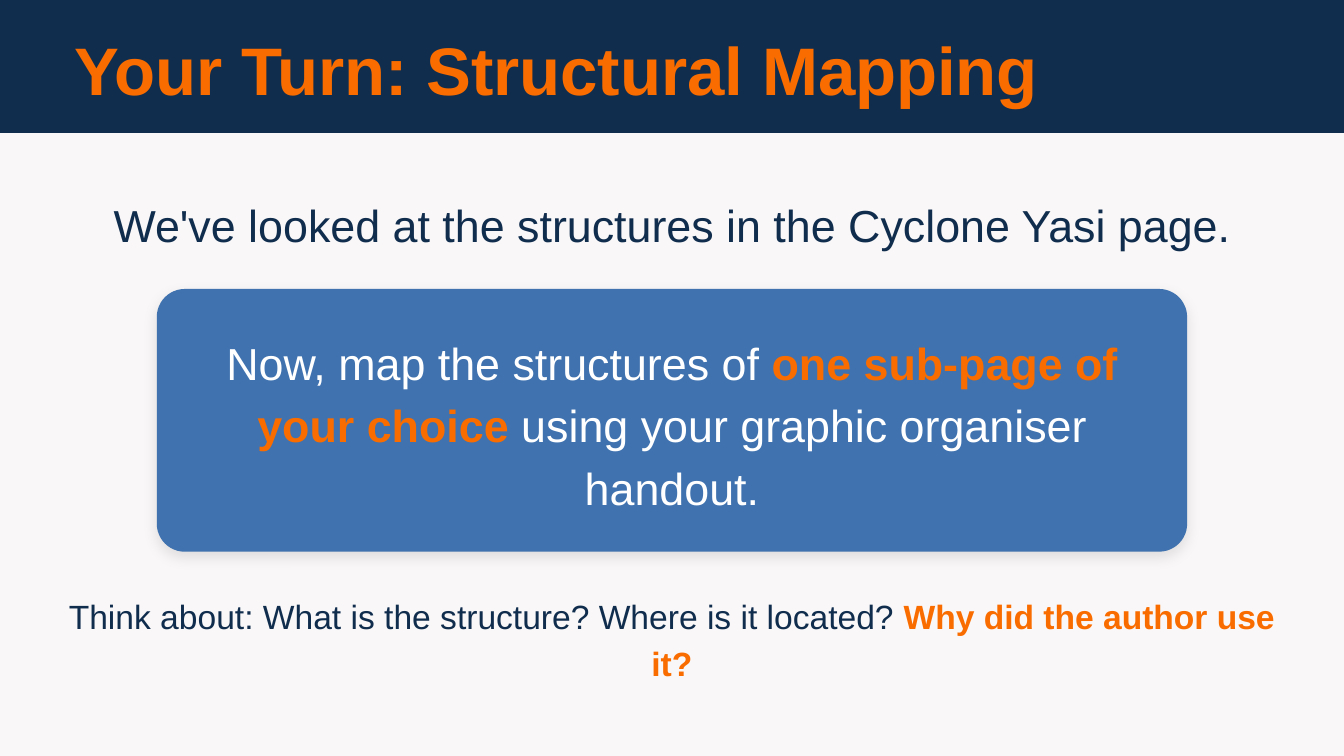
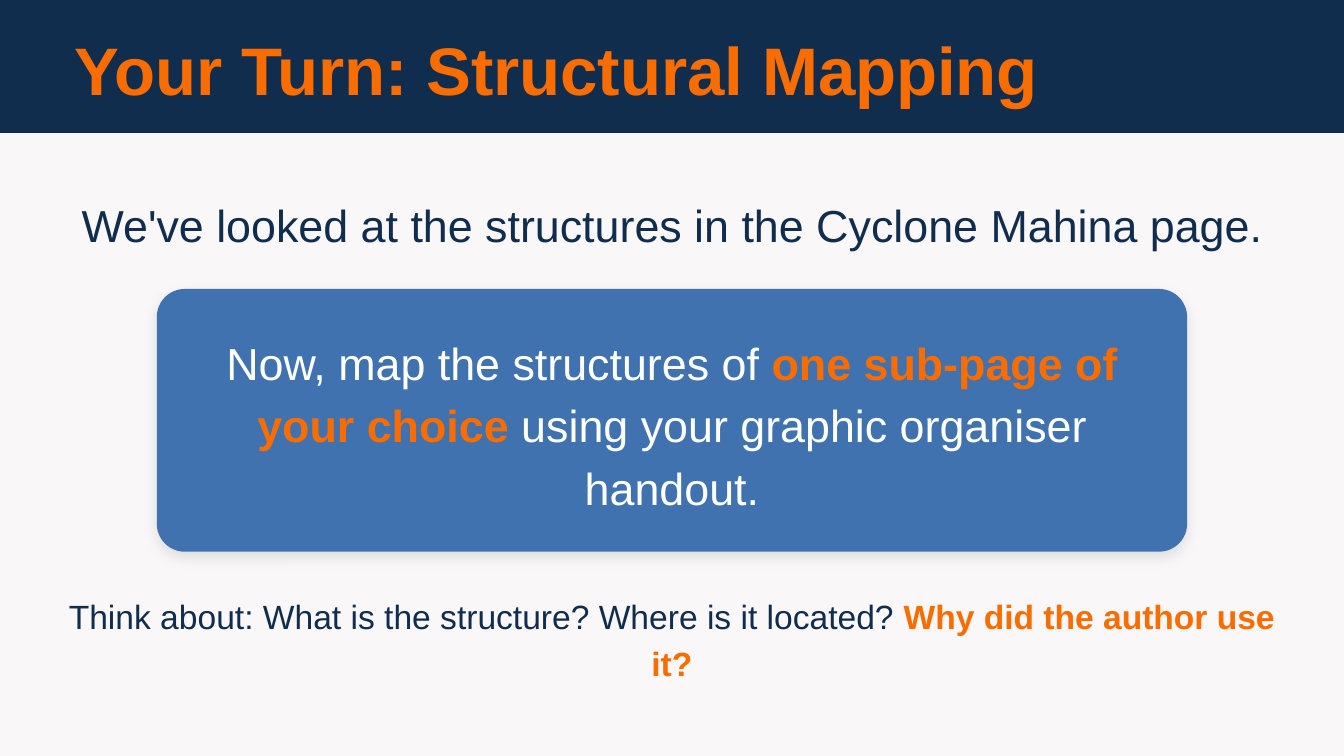
Before and after one commit to dsuth10/Joshua, a slide deck: slide 6 of Units/English/English_Unit_2/Lesson_Plans/Presentations/Lesson_06_Presentation.pptx. Drawn at 1344x756 pixels with LibreOffice and Linux fonts; fonts in the diff are those of the drawing. Boxes give left, top, right and bottom in pixels: in the first picture for what was removed or moved away, otherwise in the second. Text is boxed around its words. In the diff, an @@ line names an element or a change of style, - is before the commit and + after.

```diff
--- a/Units/English/English_Unit_2/Lesson_Plans/Presentations/Lesson_06_Presentation.pptx
+++ b/Units/English/English_Unit_2/Lesson_Plans/Presentations/Lesson_06_Presentation.pptx
@@ text at <box>82,209,1262,251</box>: text changed @@
-We've looked at the structures in the Cyclone Yasi page.
+We've looked at the structures in the Cyclone Mahina page.
```
Also in this commit, not shown: 1 other slide changed, 24 other files.
